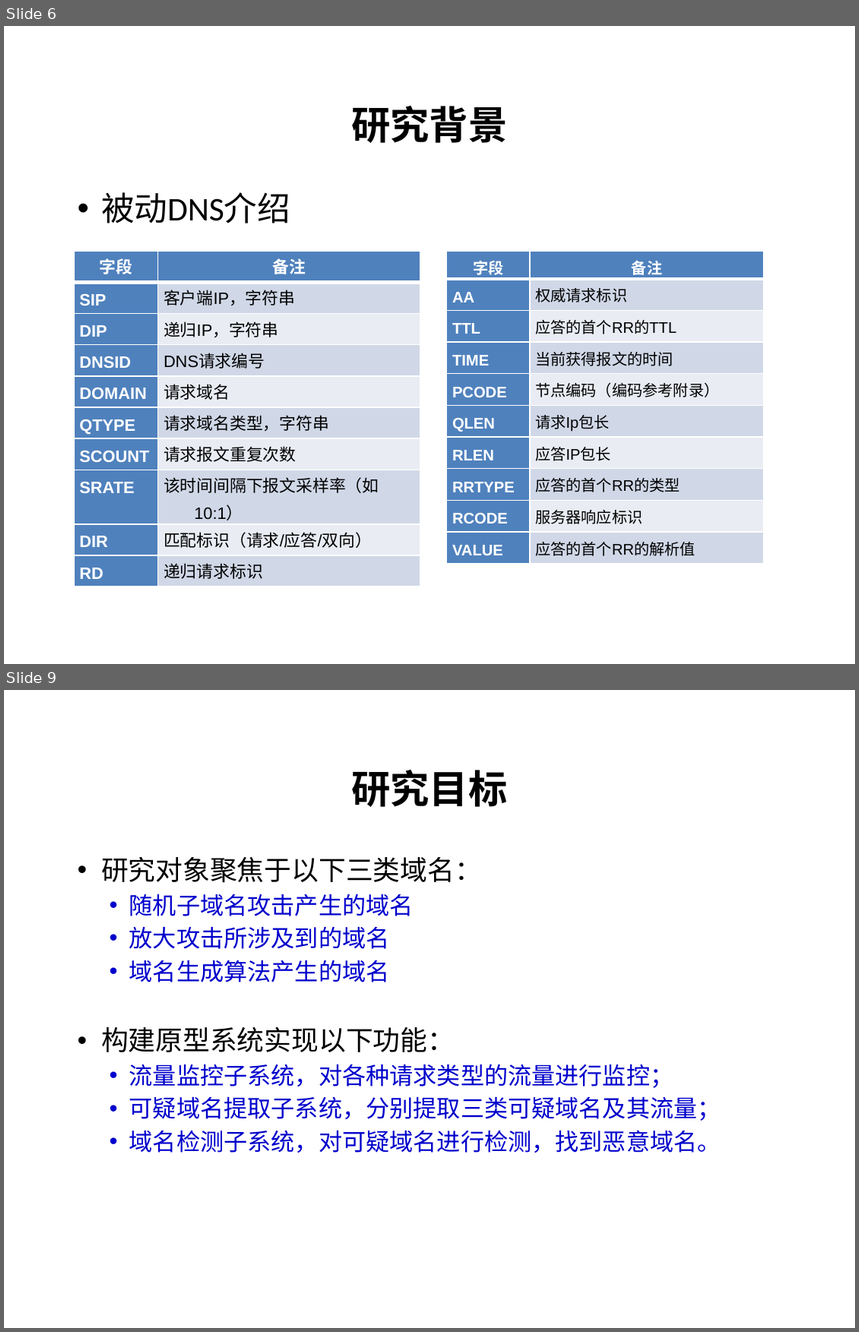
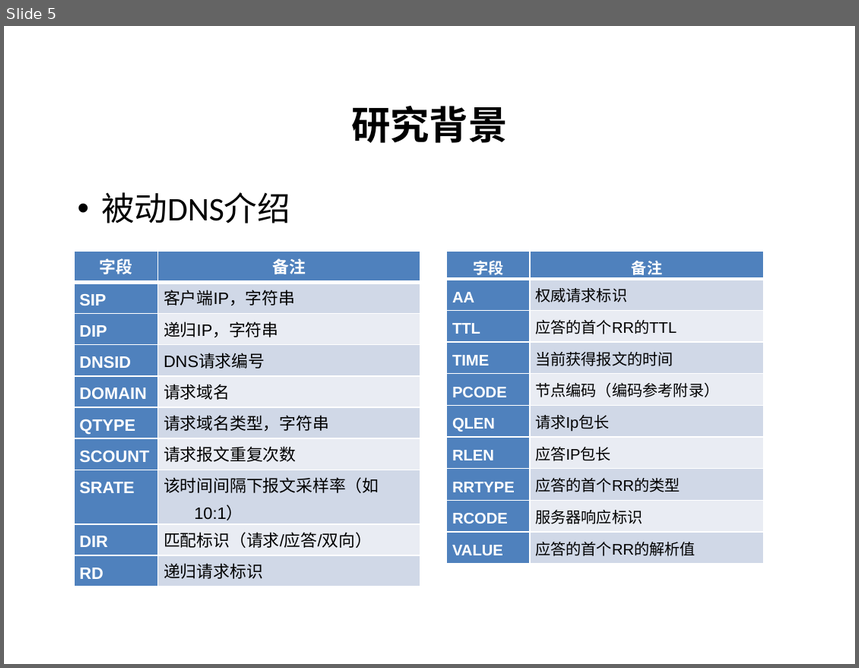
Before and after one commit to pDeathlok/GraduationDesign, a slide deck: 毕业设计_word/最终/恶意域名检测技术研究_答辩.pptx. Shown one above the other, each under a label of ours: slides 6 and 9 before the commit, slide 5 after it; the slides between them are not shown. The pictures are 859x1332 and 859x668 pixels, drawn with LibreOffice and Linux fonts; fonts in the diff are those of the drawing; background and template pictures are left out. Boxes give left, top, right and bottom in pixels: in the first picture for what was removed or moved away, otherwise in the second. Text is boxed around its words. In the diff, an @@ line names an element or a change of style, - is before the commit and + after.

```diff
--- a/毕业设计_word/最终/恶意域名检测技术研究_答辩.pptx
+++ b/毕业设计_word/最终/恶意域名检测技术研究_答辩.pptx
@@ slide 9 removed at [4, 690, 855, 1328], background #FFFFFF @@
@@ title removed at [351, 770, 507, 807] @@
-研究目标
@@ text removed at [101, 856, 721, 1153] @@
-• 研究对象聚焦于以下三类域名：
-  • 随机子域名攻击产生的域名
-  • 放大攻击所涉及到的域名
-  • 域名生成算法产生的域名
-• 构建原型系统实现以下功能：
-  • 流量监控子系统，对各种请求类型的流量进行监控；
-  • 可疑域名提取子系统，分别提取三类可疑域名及其流量；
-  • 域名检测子系统，对可疑域名进行检测，找到恶意域名。
@@ what was slide 6 is now slide 5 @@
```
Also in this commit, not shown: 5 slides changed, 38 slides added, 14 other slides removed, 3 other files.
